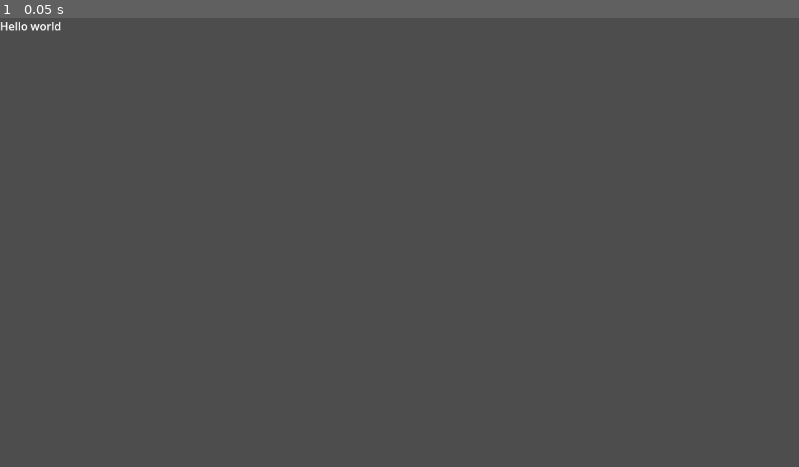
Above: before the commit, frame 1.
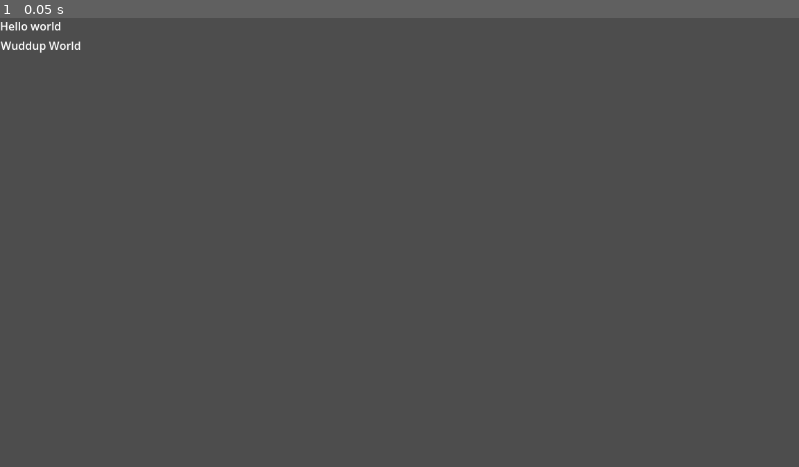
Above: after the commit, the same moment.

Repository: malte-h03/LD55
Game: Godot game, scene res://Scenes/test.tscn
The game is run twice, just before and just after one commit, with the same random seed, the same clock (stepped at 60 frames per second) and the same inputs. The project has no main scene, so this scene is started directly.
Inputs:
- Up to frame 1 (0.05 s): no input

The runs differ from the first frame. In frame 1, 0.1% of the frame differs, in the area x 0-11%, y 5-8%.

Commit message:
Update test.tscn
Wuddup World

Diff:
--- a/Scenes/test.tscn
+++ b/Scenes/test.tscn
@@ -7,3 +7,11 @@
 offset_bottom = 23.0
 text = "Hello world
 "
+
+[node name="Wuddup World" type="Label" parent="."]
+offset_left = 1.0
+offset_top = 28.0
+offset_right = 117.0
+offset_bottom = 51.0
+text = "Wuddup World
+"
